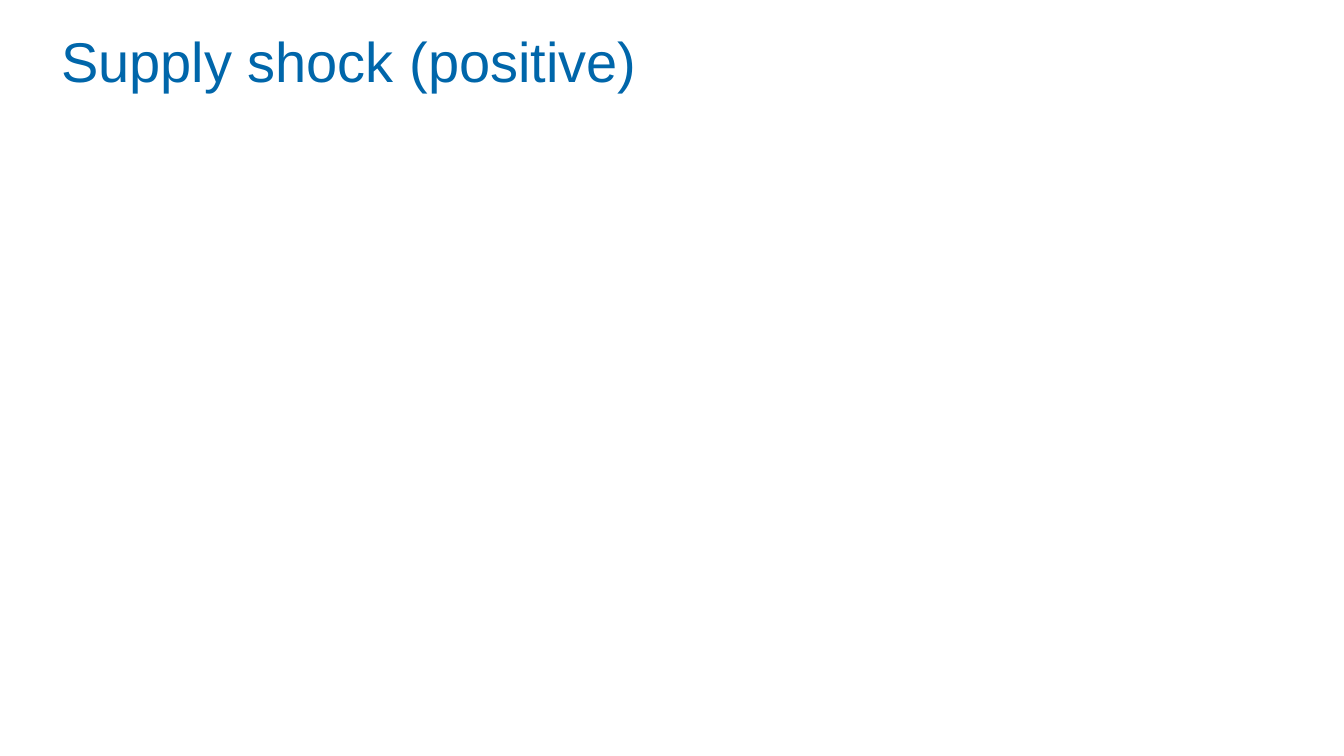
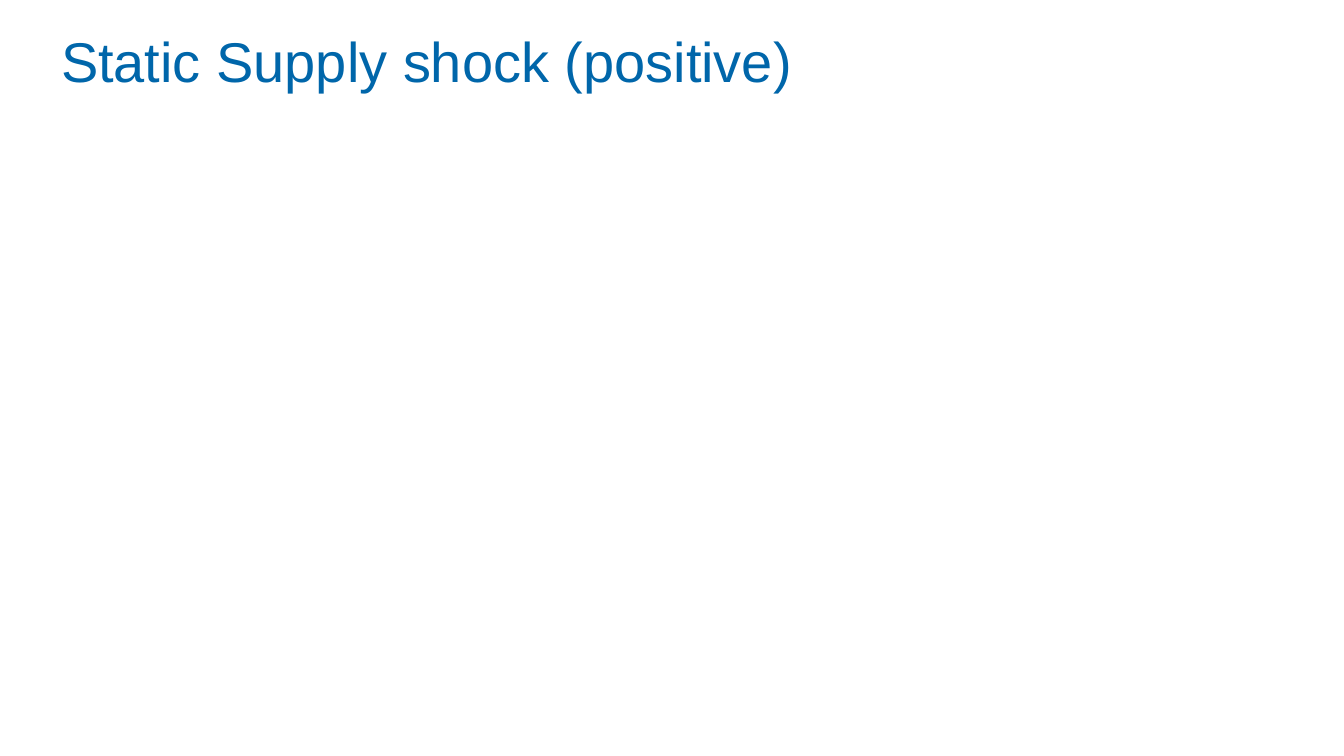
Before and after one commit to Zjub/TVHENZ, a slide deck: slide 16 of MF coordination/SI_game/Monetary and Fiscal Policy Coordination.pptx. Drawn at 1344x756 pixels with LibreOffice and Linux fonts; fonts in the diff are those of the drawing; grey boxes stand for pictures. Boxes give left, top, right and bottom in pixels: in the first picture for what was removed or moved away, otherwise in the second. Text is boxed around its words. In the diff, an @@ line names an element or a change of style, - is before the commit and + after.

```diff
--- a/MF coordination/SI_game/Monetary and Fiscal Policy Coordination.pptx
+++ b/MF coordination/SI_game/Monetary and Fiscal Policy Coordination.pptx
@@ title at box(61, 41, 792, 91): text changed @@
-Supply shock (positive)
+Static Supply shock (positive)
```
Also in this commit, not shown: 11 other slides changed, 2 slides added.
